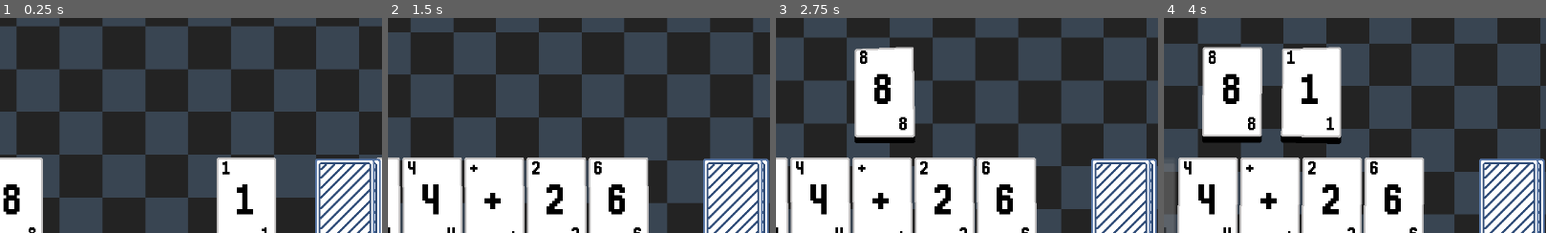
Above: before the commit, frames 1-4 (left to right).
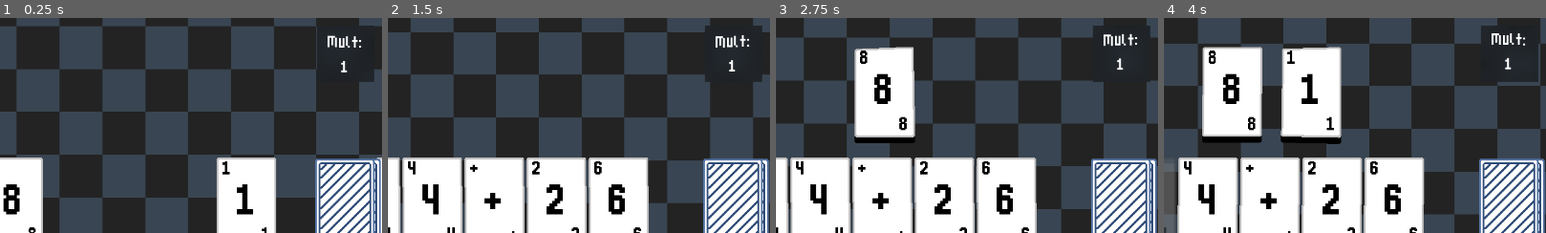
Above: after the commit, the same moments.

Repository: hd2802/stack-demon
Game: Godot game, scene res://_Scenes/LevelRunner/level_runner.tscn
Same seed, same stepped clock (60 frames per second), same inputs: the game is played once before the commit and once after it.
Inputs (mouse positions are % of the whole screen's width and height, from its top left):
- Up to frame 1 (0.25 s): no input
- Up to frame 2 (1.5 s): click "PLAY" at 0.5 s; click "PLAY" at 1.25 s
- Up to frame 3 (2.75 s): click (38, 71) at 2 s
- Up to frame 4 (4 s): click (38, 71) at 2.77 s; click (46, 71) at 3.52 s
The pictures show only the part of the screen within x 48-98%, y 28-78%; the shares and areas given below are measured in that part.

The runs differ from the first frame. In frame 1, 2.4% of the frame differs, in the area x 83-98%, y 3-30%; in frame 2, 2.4%; in frame 3, 2.5%; in frame 4, 2.4%.

Commit message:
feat: add mult label in level

Diff:
--- a/_Scenes/Level/level.tscn
+++ b/_Scenes/Level/level.tscn
@@ -23,6 +23,11 @@
 shader_parameter/direction_y = 1.0
 
 [sub_resource type="ShaderMaterial" id="ShaderMaterial_e0ewc"]
+shader = ExtResource("3_vw5s3")
+shader_parameter/lod = 5.0
+shader_parameter/mix_percentage = 0.3
+
+[sub_resource type="ShaderMaterial" id="ShaderMaterial_rl1kb"]
 shader = ExtResource("3_vw5s3")
 shader_parameter/lod = 5.0
 shader_parameter/mix_percentage = 0.3
@@ -286,6 +291,25 @@
 offset_bottom = 515.0
 theme_override_constants/separation = 16
 
+[node name="ColorRect" type="ColorRect" parent="."]
+material = SubResource("ShaderMaterial_rl1kb")
+offset_left = 1150.0
+offset_top = 216.0
+offset_right = 1246.0
+offset_bottom = 310.0
+
+[node name="Multiplier" type="RichTextLabel" parent="."]
+offset_left = 1145.0
+offset_top = 207.0
+offset_right = 1250.0
+offset_bottom = 309.0
+theme = ExtResource("7_ldegq")
+bbcode_enabled = true
+text = "[wave amp=25 freq=1]Mult:
+ 1 [/wave]"
+horizontal_alignment = 1
+vertical_alignment = 1
+
 [connection signal="scored" from="PlayArea" to="." method="_on_play_area_scored"]
 [connection signal="pressed" from="PlayCardButton" to="PlayArea" method="_on_play_card_button_pressed"]
 [connection signal="pressed" from="DiscardButton" to="PlayArea" method="_on_discard_button_pressed"]
--- a/_Scripts/Level/Level/level.gd
+++ b/_Scripts/Level/Level/level.gd
@@ -60,6 +60,9 @@
 	current_score += final_score
 	score.text = str(current_score)
 
+	var mult_label = $Multiplier
+
+	mult_label.text = "[wave amp=25 freq=1]Mult:\n"+ str(multiplier) + "[/wave]"
 	current_hands -= 1
 	hands.text = str(current_hands)
 
Not shown: 1 places in _Scenes/Level/level.tscn that only renumber resources
